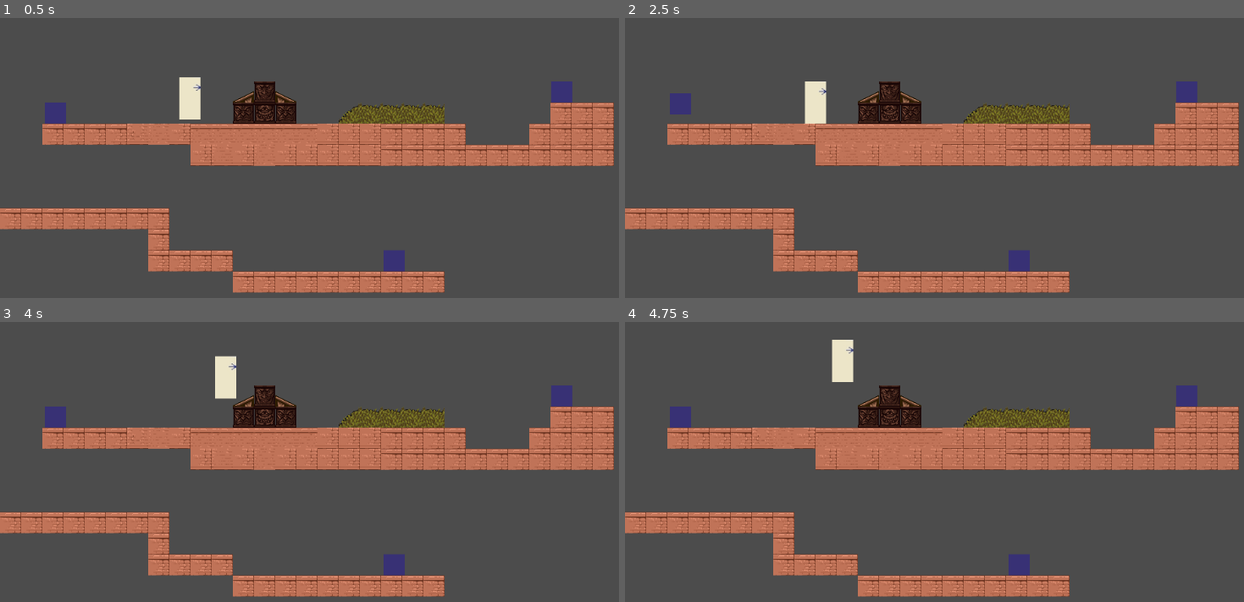
Above: before the commit, frames 1-4 (two rows, left to right).
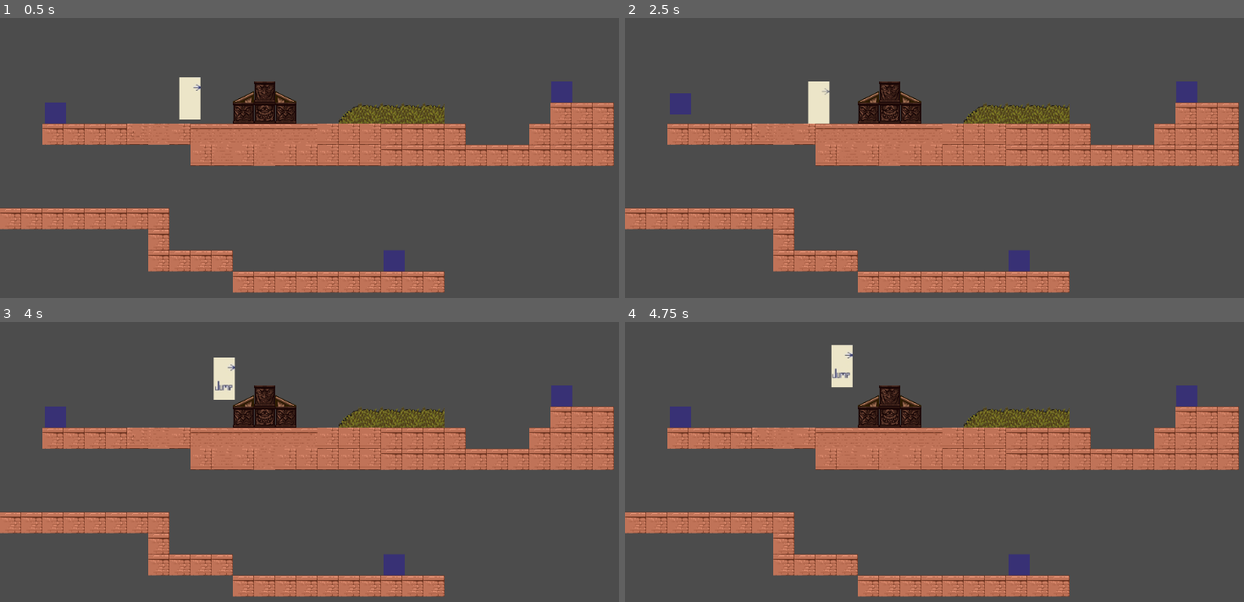
Above: after the commit, the same moments.

Repository: sbieser/godot_testing
Game: Godot game, scene res://Main.tscn
The game is run twice, just before and just after one commit, with the same random seed, the same clock (stepped at 60 frames per second) and the same inputs.
Inputs:
- Up to frame 1 (0.5 s): no input
- Up to frame 2 (2.5 s): hold D (ui_block) 0.53-1.28 s; hold Right (ui_right) 0.53-2.03 s; tap F (ui_attack) at 0.6 s; tap Space (ui_select) at 0.77, 1.07, 1.52, 1.82 s; tap D (ui_block) at 1.35 s; tap A (ui_run) at 1.55 s; hold Left (ui_left) from 2.03 s (still down); hold A (ui_run) from 2.03 s (still down); tap Shift (ui_shift) at 2.3 s
- Up to frame 3 (4 s): release Left (ui_left) at 2.78 s; release A (ui_run) at 2.78 s; hold Right (ui_right) from 2.78 s (still down); tap Shift (ui_shift) at 2.85 s; tap Space (ui_select) at 3.02, 3.32, 3.77 s; tap X (ui_x) at 3.05 s; hold X (ui_x) from 3.53 s (still down); tap Z (ui_z) at 3.8 s
- Up to frame 4 (4.75 s): tap Space (ui_select) at 4.07, 4.52, 4.55 s; release Right (ui_right) at 4.28 s; release X (ui_x) at 4.28 s; hold Left (ui_left) from 4.28 s (still down); tap Z (ui_z) at 4.35 s

Frame 1 is identical in both runs. In frame 2, 0.2% of the frame differs, in the area x 29-34%, y 22-38%; in frame 3, 0.2%; in frame 4, 0.3%, in the area x 33-37%, y 6-24%.

Commit message:
nailed down the player movement. Just need a little more work on the player attack movement. Also added new animation for jumping. Resolved some other animation flickering with jumping from a crouched state

Diff:
--- a/Main.tscn
+++ b/Main.tscn
@@ -5,7 +5,7 @@
 [ext_resource path="res://Level1_test.tscn" type="PackedScene" id=3]
 [ext_resource path="res://Enemy.tscn" type="PackedScene" id=4]
 
-[node name="Main" type="Node" index="0"]
+[node name="Main" type="Node"]
 
 script = ExtResource( 1 )
 
--- a/Player.gd
+++ b/Player.gd
@@ -11,29 +11,21 @@
 export (int) var walk_speed = 85
 
 #TODO: We need to have states to show which direction the player is facing, left or right
-enum {IDLE, JUMP, ATTACK, WALK, ROLL, RUN, CROUCH, CROUCH_WALK, STUNNED, STUNNED_IDLE}
+enum {IDLE, JUMP, ATTACK, WALK, CROUCH_IDLE, CROUCH_WALK, CROUCH_ATTACK}
 enum {RIGHT_FACING, LEFT_FACING}
 var velocity = Vector2()
 var state
 var facing
-var crouching
-var attacking = false
 var anim
 var new_anim
 
 var hit_bodies = [] #array of bodies bit by the current attack
-
-
-#new better variables?
-#var prev_velocity #not working very well, will have to come back to this
-var cur_speed
 
 func _ready():
 	# Called every time the node is added to the scene.
 	# Initialization here
+	$AttackArea.visible = false
 	facing = RIGHT_FACING
-	$AttackArea.visible = false
-	crouching = false
 	change_state(IDLE)
 
 func change_direction():
@@ -43,48 +35,33 @@
 		facing = RIGHT_FACING
 
 func change_state(new_state):
-	#print(str(new_state))
-	$AttackArea.visible = false
-	state = new_state
-	match state:
-		IDLE:
-			new_anim = "idle"
-			crouching = false
-			attacking = false
-		ATTACK:
-			if crouching:
+	if new_state != state:
+		state = new_state
+		match state:
+			IDLE:
+				new_anim = "idle"
+			CROUCH_IDLE:
+				new_anim = "crouch"
+			WALK:
+				new_anim = "walk"
+			CROUCH_WALK:
+				new_anim = "crouch_walk"
+			ATTACK:
+				new_anim = "attack"
+				$AttackArea.visible = true
+				get_node("AttackArea/AttackTimer").start()
+			CROUCH_ATTACK:
 				new_anim = "crouch_attack"
-			else:
-				new_anim = "attack"
-			attacking = true
-			$AttackArea.visible = true
-			get_node("AttackArea/AttackTimer").start()
-		WALK:
-			new_anim = "walk"
-			crouching = false
-			change_direction()
-		CROUCH:
-			new_anim = "crouch"
-			crouching = true
-		CROUCH_WALK:
-			new_anim = "crouch_walk"
-			crouching = true
-			change_direction()
-		STUNNED:
-			#some stunned animation or something should play
-			pass
-		STUNNED_IDLE:
-			velocity.x = 0
-			$StunIdleTimer.start()
-		RUN:
-			new_anim = "run"
-			change_direction()
-		ROLL:
-			new_anim = "roll"
-			$RollTimer.start()
-			change_direction()
-
-	if crouching == true:
+				$AttackArea.visible = true
+				get_node("AttackArea/AttackTimer").start()
+			JUMP:
+				new_anim = "jump"
+
+	if state == WALK or state == CROUCH_WALK:
+		change_direction()
+
+	#change player size based on standing or crouching
+	if state == CROUCH_IDLE or state == CROUCH_WALK or state == CROUCH_ATTACK:
 		$CollisionShape2D.shape.set_extents(Vector2(16,16))
 		$CollisionShape2D.position = Vector2(0,16)
 		$AnimatedSprite.position = Vector2(0,16)
@@ -95,147 +72,174 @@
 
 	if facing == LEFT_FACING:
 		$AnimatedSprite.flip_h = true
-		if crouching:
+		if state == CROUCH_WALK or state == CROUCH_IDLE or state == CROUCH_ATTACK:
 			get_node("AttackArea/CollisionShape2D").position = Vector2(-33,16)
 		else:
 			get_node("AttackArea/CollisionShape2D").position = Vector2(-33,-16)
 	else:
 		$AnimatedSprite.flip_h = false
-		if crouching:
+		if state == CROUCH_WALK or state == CROUCH_IDLE or state == CROUCH_ATTACK:
 			get_node("AttackArea/CollisionShape2D").position = Vector2(33,16)
 		else:
 			get_node("AttackArea/CollisionShape2D").position = Vector2(33,-16)
 
-
-
-
+	#$AttackArea.visible = false
+	#state = new_state
+	#match state:
+#		IDLE:
+#			new_anim = "idle"
+#			crouching = false
+#			attacking = false
+#		ATTACK:
+#			if crouching:
+#				new_anim = "crouch_attack"
+#			else:
+#				new_anim = "attack"
+#			attacking = true
+#			$AttackArea.visible = true
+#			get_node("AttackArea/AttackTimer").start()
+#		WALK:
+#			new_anim = "walk"
+#			crouching = false
+#			change_direction()
+#		CROUCH:
+#			new_anim = "crouch"
+#			crouching = true
+#		CROUCH_WALK:
+#			new_anim = "crouch_walk"
+#			crouching = true
+#			change_direction()
+#		STUNNED:
+#			#some stunned animation or something should play
+#			pass
+#		STUNNED_IDLE:
+#			velocity.x = 0
+#			$StunIdleTimer.start()
+#		RUN:
+#			new_anim = "run"
+#			change_direction()
+#		ROLL:
+#			new_anim = "roll"
+#			$RollTimer.start()
+#			change_direction()
+#
+#	if crouching == true:
+#		$CollisionShape2D.shape.set_extents(Vector2(16,16))
+#		$CollisionShape2D.position = Vector2(0,16)
+#		$AnimatedSprite.position = Vector2(0,16)
+#	else:
+#		$CollisionShape2D.shape.set_extents(Vector2(16,32))
+#		$CollisionShape2D.position = Vector2(0,0)
+#		$AnimatedSprite.position = Vector2(0,0)
+
+func handle_horizontal_movement():
+	var right = Input.is_action_pressed("ui_right") #movement right
+	var left = Input.is_action_pressed("ui_left") # movement left
+	var down = Input.is_action_pressed("ui_down") # crouch button
+
+	var cur_speed = walk_speed
+	if down:
+		cur_speed = walk_speed / 2
+	if right:
+		velocity.x += cur_speed
+	if left:
+		velocity.x -= cur_speed
+
+func handle_action():
+	pass
+
+
+func print_state():
+	#enum {IDLE, JUMP, ATTACK, WALK, CROUCH_IDLE, CROUCH_WALK, CROUCH_ATTACK}
+	match state:
+		IDLE:
+			print("IDLE")
+		JUMP:
+			print("JUMP")
+		ATTACK:
+			print("ATTACK")
+		WALK:
+			print("WALK")
+		CROUCH_IDLE:
+			print("CROUCH_IDLE")
+		CROUCH_WALK:
+			print("CROUCH_WALK")
+		CROUCH_ATTACK:
+			print("CROUCH_ATTAK")
 
 func handle_input():
-	print(str(state))
-	#set velocity to 0 initially
-	velocity.x = 0
+	print_state()
+
+	if state == ATTACK or state == CROUCH_ATTACK:
+		return
 
 	#Left/Right - Move
 	#Up         - Look up / Climb
 	#Down       - Look down / Crouch / Climb / Run (If down-for-running is enabled)
 	#X          - Action
 	#Z          - Jump
-	#C          - Cycle held item, Bombs, Rope
-	#Shift      - Run
-	var right = Input.is_action_pressed("ui_right")
-	var left = Input.is_action_pressed("ui_left")
-	var up = Input.is_action_pressed("ui_up")
-	var down = Input.is_action_pressed("ui_down")
-	var x = Input.is_action_pressed("ui_x") #
-	var z = Input.is_action_pressed("ui_z") # a button for run
-	var shift = Input.is_action_pressed("ui_shift")
+	var right = Input.is_action_pressed("ui_right") #movement right
+	var left = Input.is_action_pressed("ui_left") # movement left
+	var down = Input.is_action_pressed("ui_down") # crouch button
+	var x = Input.is_action_pressed("ui_x") # action / attack button
+	var z = Input.is_action_pressed("ui_z") # jump button
+
+	#set velocity to 0 initially
+	velocity.x = 0
+	handle_horizontal_movement() #find horizontal movememnt through left and right inputs
 
 	match state:
 		IDLE:
-			if right:
-				velocity.x += cur_speed
-				state = WALK
-				#change_direction()
-				#change_state(WALK)
-			if left:
-				velocity.x -= cur_speed
-				state = WALK
-				#change_direction()
-				#change_state(WALK)
-			if z:
-				state = JUMP
+			if velocity.x != 0:
+				change_state(WALK)
+			elif z and is_on_floor():
 				velocity.y = jump_speed
+				change_state(JUMP)
+			elif down:
+				change_state(CROUCH_IDLE)
+			elif x:
+				change_state(ATTACK)
+		CROUCH_IDLE:
+			if velocity.x != 0:
+				change_state(CROUCH_WALK)
+			elif x:
+				change_state(CROUCH_ATTACK)
+			elif z and is_on_floor():
+				velocity.y = jump_speed
+				change_state(JUMP)
+			elif not down:
+				if velocity.x != 0:
+					change_state(WALK)
+				else:
+					change_state(IDLE)
+		CROUCH_WALK:
+			if not down:
+				if velocity.x != 0:
+					change_state(WALK)
+				else:
+					change_state(IDLE)
+			elif velocity.x == 0:
+				change_state(CROUCH_IDLE)
+			elif z and is_on_floor():
+				velocity.y = jump_speed
+				change_state(JUMP)
 		WALK:
-			if shift:
-				state = RUN
-				#continue
-			if right:
-				velocity.x += cur_speed
-			if left:
-				velocity.x -= cur_speed
-			if z:
-				state = JUMP
+			if down:
+				if velocity.x != 0:
+					change_state(CROUCH_WALK)
+				else:
+					change_state(CROUCH_IDLE)
+			elif z and is_on_floor():
 				velocity.y = jump_speed
-			if velocity.x == 0:
-				state = IDLE
+				change_state(JUMP)
+			elif velocity.x == 0:
+				change_state(IDLE)
 		JUMP:
-			if right:
-				velocity.x += cur_speed
-			elif left:
-				velocity.x -= cur_speed
-		RUN:
-			if right:
-				velocity.x += cur_speed
-			if left:
-				velocity.x -= cur_speed
-			if !shift:
-				#state = WALK
-				if velocity.x != 0:
-					state = WALK
-				else:
-					state = IDLE
-			if z:
-				state = JUMP
-				velocity.y = jump_speed
-
-func get_input():
-	if attacking || state == STUNNED || state == STUNNED_IDLE:
-		return
-
-	velocity.x = 0
-	var right = Input.is_action_pressed("ui_right")
-	var left = Input.is_action_pressed("ui_left")
-	var jump = Input.is_action_just_pressed("ui_select")
-	var attack = Input.is_action_just_pressed("ui_attack")
-	var down = Input.is_action_pressed("ui_down")
-	var run = Input.is_action_pressed("ui_run")
-	var block = Input.is_action_pressed("ui_block")
-
-	if not attacking and attack:
-		change_state(ATTACK)
-		return
-
-	if attack:
-		change_state(ATTACK)
-		return
-	if jump and is_on_floor():
-		change_state(JUMP)
-		velocity.y = jump_speed
-
-	var speed = walk_speed
-	if run:
-		speed = run_speed
-
-	if right:
-		velocity.x += speed
-	if left:
-		velocity.x -= speed
-
-	if down:
-		if velocity.x != 0:
-			change_state(CROUCH_WALK)
-		else:
-			change_state(CROUCH)
-	elif velocity.x != 0:
-		if run and is_on_floor():
-			if state != RUN and state != ROLL:
-				change_state(ROLL)
-		else:
-			change_state(WALK)
-	elif state == WALK or state == CROUCH or state == CROUCH_WALK or state == RUN:
-		change_state(IDLE)
-
-func handle_speed():
-	var shift = Input.is_action_pressed("ui_shift")
-
-	if shift:
-		cur_speed = run_speed
-	else:
-		cur_speed = walk_speed
+			pass
+		ATTACK:
+			pass
 
 func _process(delta):
-	#get_input()
-	handle_speed()
 	handle_input()
 	if new_anim != anim:
 		anim = new_anim
@@ -243,11 +247,15 @@
 
 func _physics_process(delta):
 	velocity.y += gravity * delta
+	velocity = move_and_slide(velocity, Vector2(0,-1))
 
 	match state:
 		JUMP:
 			if is_on_floor():
-				state = IDLE
+				if velocity.x != 0:
+					change_state(WALK)
+				else:
+					change_state(IDLE)
 
 	#if attacking:
 	#	var bodies = $AttackArea.get_overlapping_bodies()
@@ -277,20 +285,62 @@
 	#			velocity.y = jump_speed
 	#			velocity.x = -velocity.x
 	#
-	velocity = move_and_slide(velocity, Vector2(0,-1))
 
 func _on_AttackTimer_timeout():
-	hit_bodies.clear()
+	#hit_bodies.clear()
 	get_node("AttackArea/AttackTimer").stop()
+	$AttackArea.visible = false
 	change_state(IDLE)
 
-func _on_StunTimer_timeout():
-	#pass # replace with function body
-	$StunIdleTimer.stop()
-	change_state(IDLE)
-
-func _on_RollTimer_timeout():
-	#pass # replace with function body
-	print("_on_RollTimer_timeout")
-	$RollTimer.stop()
-	change_state(RUN)
+
+#func _on_StunTimer_timeout():
+#	#pass # replace with function body
+#	$StunIdleTimer.stop()
+#	change_state(IDLE)
+
+#func get_input():
+#	if attacking || state == STUNNED || state == STUNNED_IDLE:
+#		return
+#
+#	velocity.x = 0
+#	var right = Input.is_action_pressed("ui_right")
+#	var left = Input.is_action_pressed("ui_left")
+#	var jump = Input.is_action_just_pressed("ui_select")
+#	var attack = Input.is_action_just_pressed("ui_attack")
+#	var down = Input.is_action_pressed("ui_down")
+#	var run = Input.is_action_pressed("ui_run")
+#	var block = Input.is_action_pressed("ui_block")
+#
+#	if not attacking and attack:
+#		change_state(ATTACK)
+#		return
+#
+#	if attack:
+#		change_state(ATTACK)
+#		return
+#	if jump and is_on_floor():
+#		change_state(JUMP)
+#		velocity.y = jump_speed
+#
+#	var speed = walk_speed
+#	if run:
+#		speed = run_speed
+#
+#	if right:
+#		velocity.x += speed
+#	if left:
+#		velocity.x -= speed
+#
+#	if down:
+#		if velocity.x != 0:
+#			change_state(CROUCH_WALK)
+#		else:
+#			change_state(CROUCH)
+#	elif velocity.x != 0:
+#		if run and is_on_floor():
+#			if state != RUN and state != ROLL:
+#				change_state(ROLL)
+#		else:
+#			change_state(WALK)
+#	elif state == WALK or state == CROUCH or state == CROUCH_WALK or state == RUN:
+#		change_state(IDLE)
--- a/Player.tscn
+++ b/Player.tscn
@@ -1,16 +1,15 @@
-[gd_scene load_steps=15 format=2]
+[gd_scene load_steps=14 format=2]
 
 [ext_resource path="res://Player.gd" type="Script" id=1]
-[ext_resource path="res://textures/player_anims/player_idle.jpg" type="Texture" id=2]
-[ext_resource path="res://textures/player_anims/player_crouch_walk_1.jpg" type="Texture" id=3]
-[ext_resource path="res://textures/player_anims/player_crouch_walk_2.jpg" type="Texture" id=4]
-[ext_resource path="res://textures/player_anims/player_walk_2.jpg" type="Texture" id=5]
-[ext_resource path="res://textures/player_anims/player_walk_3.jpg" type="Texture" id=6]
-[ext_resource path="res://textures/player_anims/player_attack.jpg" type="Texture" id=7]
-[ext_resource path="res://textures/player_anims/player_crouch.jpg" type="Texture" id=8]
-[ext_resource path="res://textures/player_anims/player_run.jpg" type="Texture" id=9]
-[ext_resource path="res://textures/player_anims/player_roll.jpg" type="Texture" id=10]
-[ext_resource path="res://textures/player_anims/player_crouch_attack.jpg" type="Texture" id=11]
+[ext_resource path="res://textures/player_anims/player_crouch_walk_1.jpg" type="Texture" id=2]
+[ext_resource path="res://textures/player_anims/player_crouch_walk_2.jpg" type="Texture" id=3]
+[ext_resource path="res://textures/player_anims/player_attack.jpg" type="Texture" id=4]
+[ext_resource path="res://textures/player_anims/player_crouch_attack.jpg" type="Texture" id=5]
+[ext_resource path="res://textures/player_anims/player_crouch.jpg" type="Texture" id=6]
+[ext_resource path="res://textures/player_anims/player_walk_2.jpg" type="Texture" id=7]
+[ext_resource path="res://textures/player_anims/player_walk_3.jpg" type="Texture" id=8]
+[ext_resource path="res://textures/player_anims/player_jump.jpg" type="Texture" id=9]
+[ext_resource path="res://textures/player_anims/player_idle.jpg" type="Texture" id=10]
 
 [sub_resource type="RectangleShape2D" id=1]
 
@@ -20,44 +19,39 @@
 [sub_resource type="SpriteFrames" id=2]
 
 animations = [ {
-"frames": [ ExtResource( 2 ) ],
-"loop": false,
-"name": "idle",
-"speed": 5.0
-}, {
-"frames": [ ExtResource( 3 ), ExtResource( 4 ) ],
+"frames": [ ExtResource( 2 ), ExtResource( 3 ) ],
 "loop": true,
 "name": "crouch_walk",
 "speed": 5.0
 }, {
-"frames": [ ExtResource( 5 ), ExtResource( 6 ) ],
+"frames": [ ExtResource( 4 ) ],
+"loop": true,
+"name": "attack",
+"speed": 5.0
+}, {
+"frames": [ ExtResource( 5 ) ],
+"loop": true,
+"name": "crouch_attack",
+"speed": 5.0
+}, {
+"frames": [ ExtResource( 6 ) ],
+"loop": true,
+"name": "crouch",
+"speed": 5.0
+}, {
+"frames": [ ExtResource( 7 ), ExtResource( 8 ) ],
 "loop": true,
 "name": "walk",
 "speed": 10.0
 }, {
-"frames": [ ExtResource( 7 ) ],
-"loop": true,
-"name": "attack",
-"speed": 5.0
-}, {
-"frames": [ ExtResource( 8 ) ],
-"loop": true,
-"name": "crouch",
-"speed": 5.0
-}, {
 "frames": [ ExtResource( 9 ) ],
 "loop": true,
-"name": "run",
+"name": "jump",
 "speed": 5.0
 }, {
 "frames": [ ExtResource( 10 ) ],
-"loop": true,
-"name": "roll",
-"speed": 5.0
-}, {
-"frames": [ ExtResource( 11 ) ],
-"loop": true,
-"name": "crouch_attack",
+"loop": false,
+"name": "idle",
 "speed": 5.0
 } ]
 
@@ -123,15 +117,4 @@
 one_shot = true
 autostart = false
 
-[node name="RollTimer" type="Timer" parent="." index="4"]
-
-process_mode = 1
-wait_time = 1.0
-one_shot = true
-autostart = false
-
 [connection signal="timeout" from="AttackArea/AttackTimer" to="." method="_on_AttackTimer_timeout"]
-
-[connection signal="timeout" from="StunIdleTimer" to="." method="_on_StunTimer_timeout"]
-
-[connection signal="timeout" from="RollTimer" to="." method="_on_RollTimer_timeout"]
Binary file added: textures/player_anims/player_jump.jpg
Not shown, added: textures/player_anims/player_jump.jpg.import
